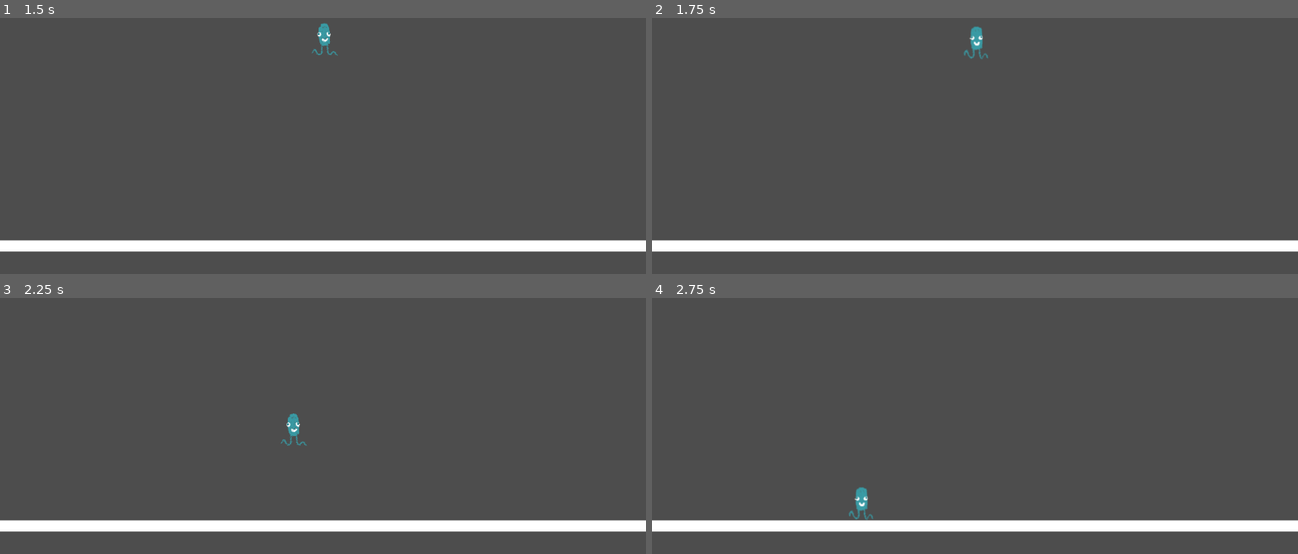
Above: before the commit, frames 1-4 (two rows, left to right).
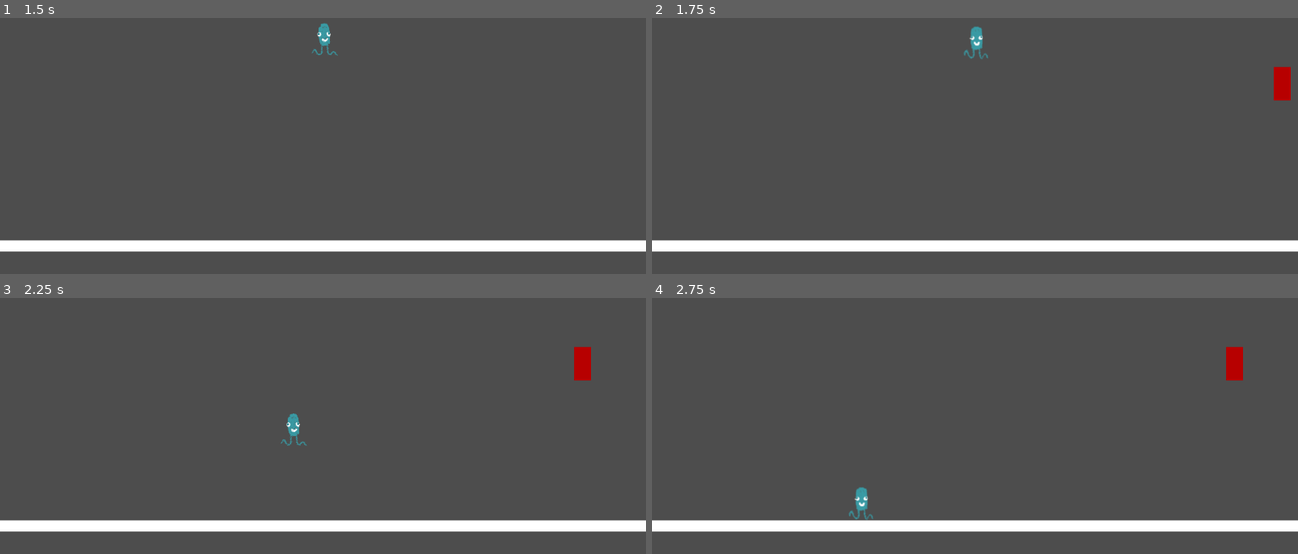
Above: after the commit, the same moments.

Repository: ThePressedGames/Hell-o-Borus
Game: Godot game, scene res://Scenes/PrototypeScenes/ProceduralGeneration/procedural_generation_test.tscn
Same seed, same stepped clock (60 frames per second), same inputs: the game is played once before the commit and once after it.
Inputs:
- Up to frame 1 (1.5 s): hold Right (move-right) from 0.53 s (still down); tap Space (jump) at 0.77 s
- Up to frame 2 (1.75 s): keep holding Right (move-right); tap Space (jump) at 1.52 s
- Up to frame 3 (2.25 s): release Right (move-right) at 2.03 s; hold Left (move-left) from 2.03 s (still down)
- Up to frame 4 (2.75 s): keep holding Left (move-left)

Frame 1 is identical in both runs. In frame 2, 0.3% of the frame differs, in the area x 96-99%, y 18-33%; in frame 3, 0.3%; in frame 4, 0.3%.

Commit message:
Basic obstacle implementation

Diff:
--- a/Scenes/PrototypeScenes/ProceduralGeneration/procedural_generation_test.tscn
+++ b/Scenes/PrototypeScenes/ProceduralGeneration/procedural_generation_test.tscn
@@ -1,7 +1,8 @@
-[gd_scene load_steps=3 format=3 uid="uid://c0dg3pmtl6x4h"]
+[gd_scene load_steps=4 format=3 uid="uid://c0dg3pmtl6x4h"]
 
 [ext_resource type="PackedScene" uid="uid://b2s6b21e0mdoq" path="res://Scenes/PrototypeScenes/player.tscn" id="1_eob2c"]
 [ext_resource type="PackedScene" uid="uid://crjumbkujnhpg" path="res://Scenes/PrototypeScenes/ProceduralGeneration/procedural_generator.tscn" id="2_uajhw"]
+[ext_resource type="PackedScene" uid="uid://mjftgtg34ma4" path="res://Scenes/PrototypeScenes/obstacle.tscn" id="3_l03qm"]
 
 [node name="ProceduralGenerationMainScene" type="Node2D"]
 
@@ -10,3 +11,8 @@
 
 [node name="ProceduralGenerator" parent="." node_paths=PackedStringArray("player") instance=ExtResource("2_uajhw")]
 player = NodePath("../Player")
+
+[node name="Obstacle" parent="." instance=ExtResource("3_l03qm")]
+position = Vector2(1548, 510)
+
+[connection signal="body_entered" from="Obstacle" to="Player" method="_on_obstacle_body_entered"]
--- /dev/null
+++ b/Scenes/PrototypeScenes/obstacle.tscn
@@ -0,0 +1,16 @@
+[gd_scene load_steps=3 format=3 uid="uid://mjftgtg34ma4"]
+
+[sub_resource type="RectangleShape2D" id="RectangleShape2D_x8exk"]
+size = Vector2(30, 60)
+
+[sub_resource type="QuadMesh" id="QuadMesh_nsosl"]
+size = Vector2(30, 60)
+
+[node name="Obstacle" type="Area2D"]
+
+[node name="CollisionShape2D" type="CollisionShape2D" parent="."]
+shape = SubResource("RectangleShape2D_x8exk")
+
+[node name="MeshInstance2D" type="MeshInstance2D" parent="."]
+modulate = Color(0.717647, 0, 0, 1)
+mesh = SubResource("QuadMesh_nsosl")
--- a/Scenes/PrototypeScenes/player.gd
+++ b/Scenes/PrototypeScenes/player.gd
@@ -50,3 +50,7 @@
 		velocity.x = move_toward(velocity.x, 0, SPEED)
 
 	move_and_slide()
+
+
+func _on_obstacle_body_entered(body):
+	print("Obstacle hit!")
